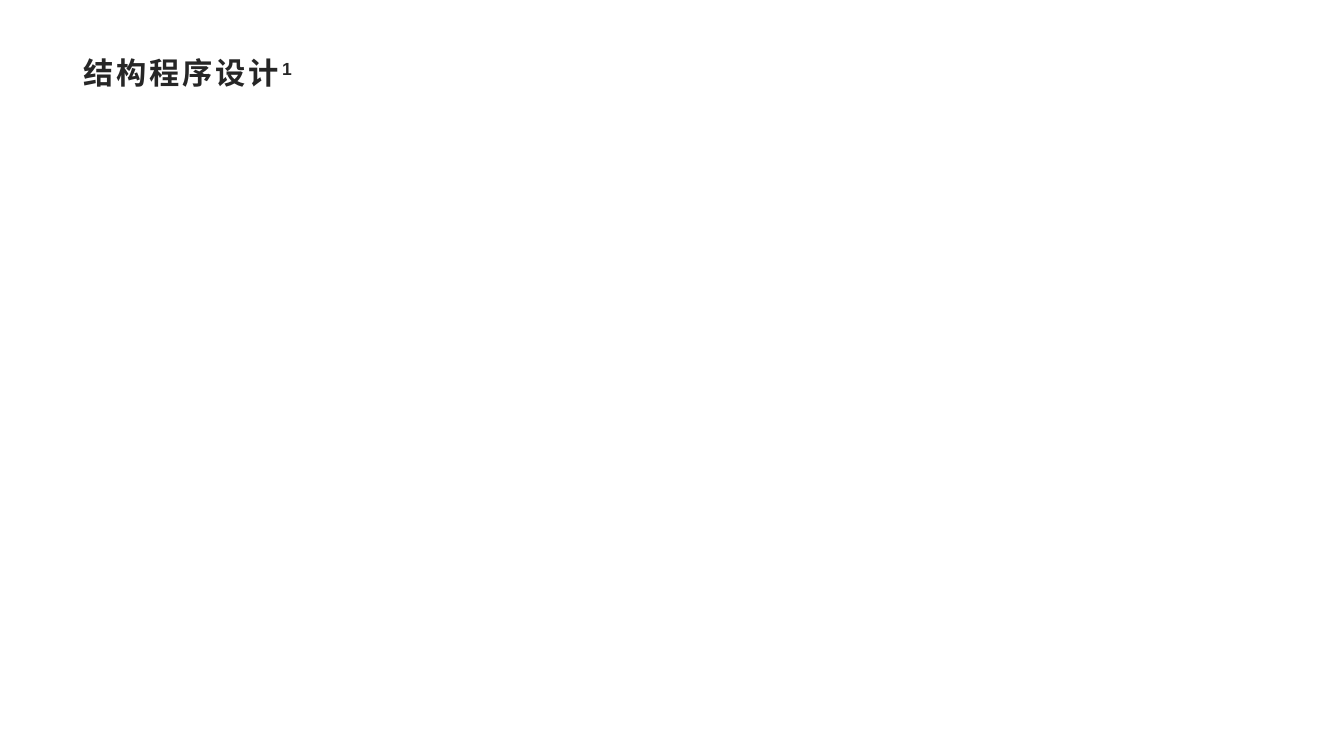
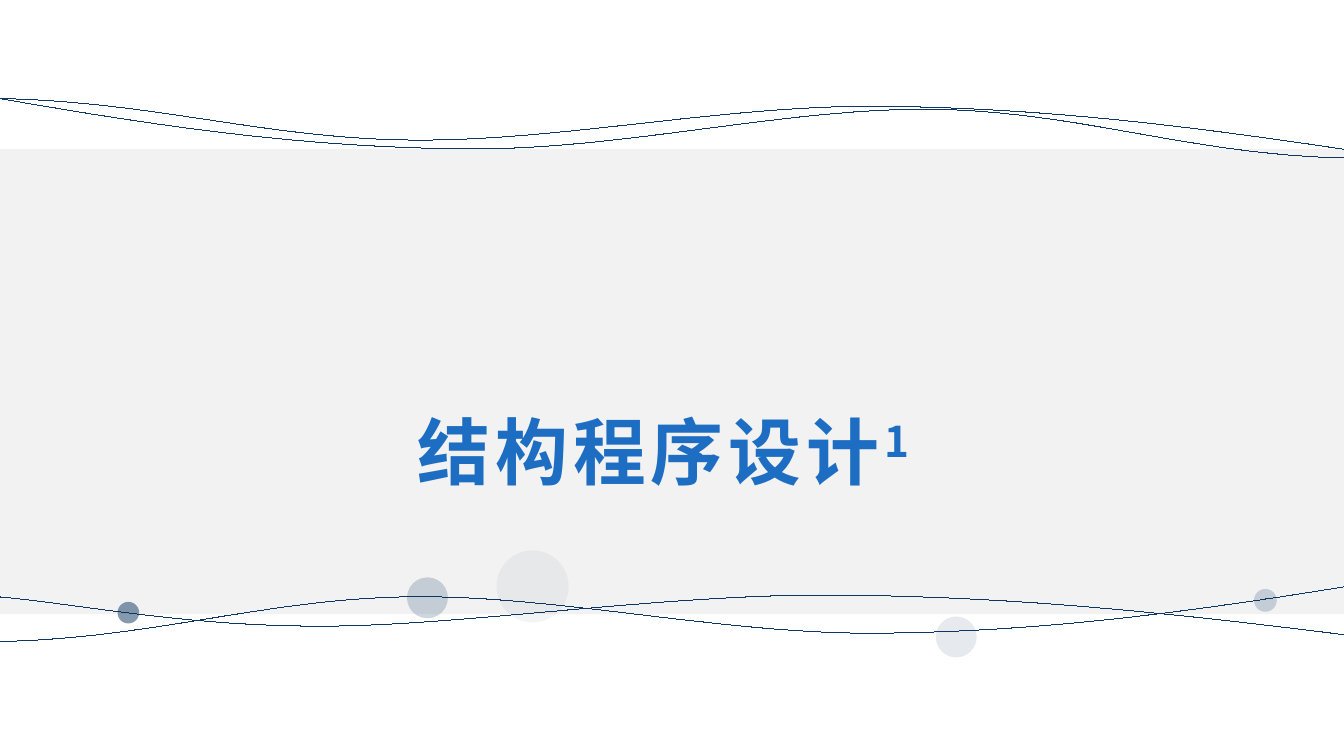
Before and after one commit to xlisses/ruang, a slide deck: slide 15 of detailed_design/项目设计.pptx. Drawn at 1344x756 pixels with LibreOffice and Linux fonts; fonts in the diff are those of the drawing. Boxes give left, top, right and bottom in pixels: in the first picture for what was removed or moved away, otherwise in the second. Text is boxed around its words. In the diff, an @@ line names an element or a change of style, - is before the commit and + after.

```diff
--- a/detailed_design/项目设计.pptx
+++ b/detailed_design/项目设计.pptx
@@ freeform shape added at (0,99,1344,158), outline #0E3661 0 pt @@
@@ freeform shape added at (0,99,1344,149), outline #0E3661 0 pt @@
@@ rectangle added at (0,149,1344,614), fill #F2F2F2 @@
@@ text "结构程序设计1": place and size @@
-text "结构程序设计1" at (84,58,292,87)
+text "结构程序设计1" at (418,416,909,486)
@@ text "结构程序设计1" at (418,416,909,486): size 21.6 to 52 pt, font Arial to Noto Sans CJK SC, text colour #262626 to #1D6DC2, letter spacing 2 to 3.6 pt; alignment left to centre; vertical alignment top to bottom @@
@@ ellipse added at (497,551,570,623), fill #0E3661 at 5% opacity @@
@@ freeform shape added at (0,587,1344,641), outline #0E3661 0 pt @@
@@ freeform shape added at (0,595,1344,634), outline #0E3661 0 pt @@
@@ ellipse added at (407,578,449,619), fill #0E3661 at 20% opacity @@
@@ ellipse added at (1254,589,1277,612), fill #0E3661 at 20% opacity @@
@@ ellipse added at (118,602,139,623), fill #0E3661 at 50% opacity @@
@@ ellipse added at (936,617,977,658), fill #0E3661 at 10% opacity @@
```
Also in this commit, not shown: 1 other slide changed.
